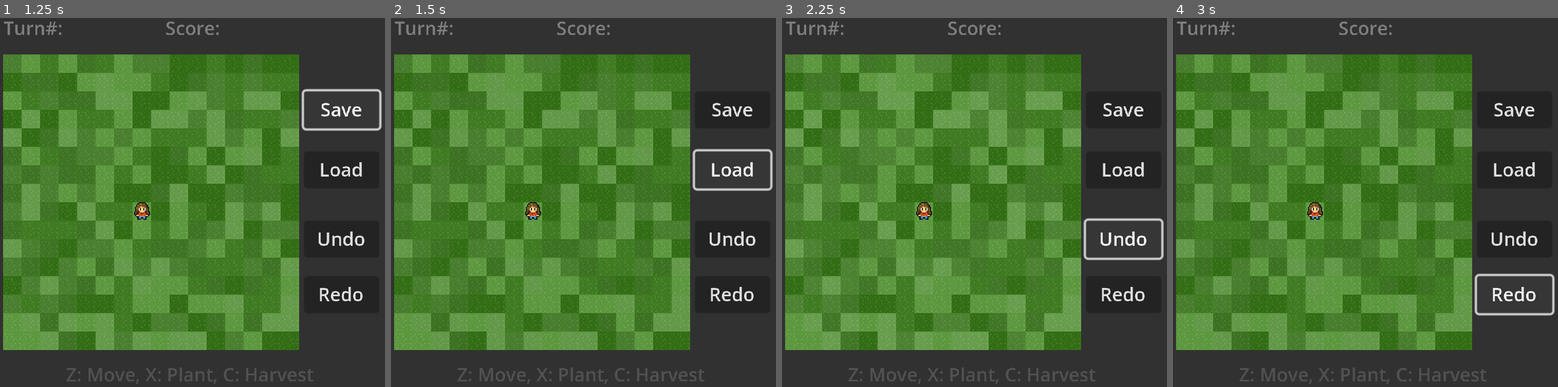
Above: before the commit, frames 1-4 (left to right).
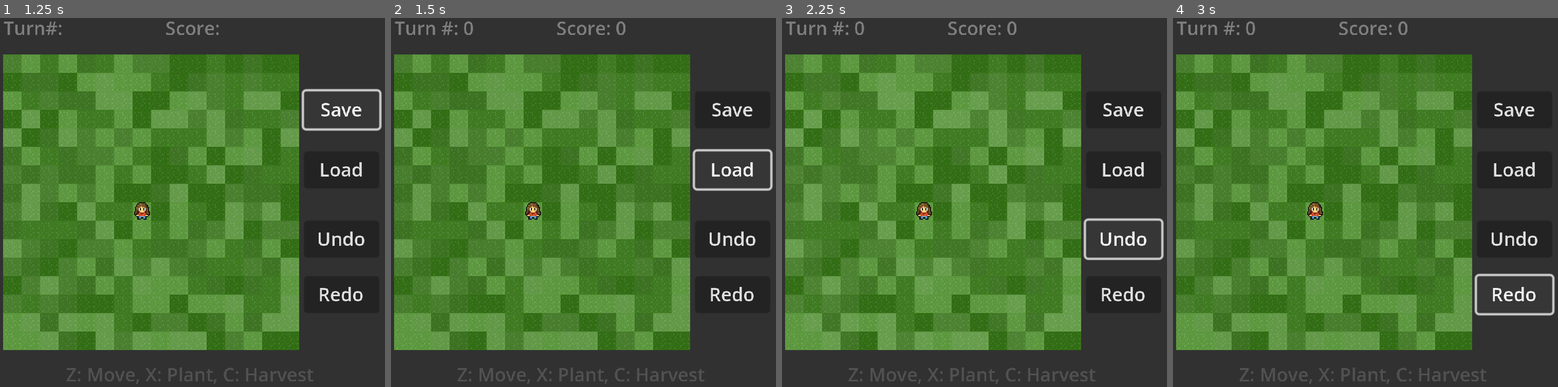
Above: after the commit, the same moments.

Repository: timpt0261/CMPM-121-F0-Proto
Game: Godot game, scene res://scene/main.tscn
Two runs of this game, one before a commit and one after it. Both use one fixed random seed, a clock stepped at 60 frames per second and the inputs below.
Inputs:
- Up to frame 1 (1.25 s): click "Save" at 0.5 s
- Up to frame 2 (1.5 s): click "Load" at 1.25 s
- Up to frame 3 (2.25 s): click "Undo" at 2 s
- Up to frame 4 (3 s): click "Redo" at 2.75 s

Frame 1 is identical in both runs. In frame 2, 0.2% of the frame differs, in the area x 11-61%, y 0-5%; in frame 3, 0.2%; in frame 4, 0.2%.

Commit message:
Fixed GameStateManager
Save, Load, Undo and Redo now all work with the new byte array

Diff:
--- a/scene/main.tscn
+++ b/scene/main.tscn
@@ -1,6 +1,7 @@
-[gd_scene load_steps=16 format=3 uid="uid://cdvrt3alfjcqp"]
+[gd_scene load_steps=17 format=3 uid="uid://cdvrt3alfjcqp"]
 
 [ext_resource type="Texture2D" uid="uid://cqpnkcrufhdty" path="res://tile/grass.png" id="1_rx26m"]
+[ext_resource type="Script" path="res://script/game_state_manager.gd" id="1_xxoe3"]
 [ext_resource type="Script" path="res://script/terrain_map.gd" id="3_bdwhm"]
 [ext_resource type="Texture2D" uid="uid://dcqniyr0oya1k" path="res://tile/highlight.png" id="3_j1xgt"]
 [ext_resource type="Script" path="res://script/terrain_renderer.gd" id="5_4cky6"]
@@ -50,6 +51,7 @@
 [node name="Main" type="Node2D"]
 
 [node name="game_state_manager" type="Node2D" parent="."]
+script = ExtResource("1_xxoe3")
 
 [node name="Camera2D" type="Camera2D" parent="game_state_manager"]
 anchor_mode = 0
--- a/script/cursor.gd
+++ b/script/cursor.gd
@@ -31,14 +31,15 @@
 
 func _input(event):
 	update_cursor_location()
-	if(event.is_action_pressed("Move")):
-		current_command = move_player_command;
-	elif(event.is_action_pressed("Plant")):
-		current_command = plant_command;
-	elif(event.is_action_pressed("Harvest")):
-		current_command = harvest_command;
-	elif event.is_action_pressed("Select"):
-		current_command.call();
+	if on_grid:
+		if(event.is_action_pressed("Move")):
+			current_command = move_player_command;
+		elif(event.is_action_pressed("Plant")):
+			current_command = plant_command;
+		elif(event.is_action_pressed("Harvest")):
+			current_command = harvest_command;
+		elif event.is_action_pressed("Select"):
+			current_command.call();
 
 func update_cursor_location():
 	cursor_pixel_position = get_global_mouse_position()
--- a/script/farm_grid.gd
+++ b/script/farm_grid.gd
@@ -22,18 +22,21 @@
 #+------------------------------------------------------------------------------+
 #|                                Initialization                                |
 #+------------------------------------------------------------------------------+
-func _init(width: int, height: int):
+func _init(width: int, height: int, byte_array = null):
 	self.width = width
 	self.height = height
-	byte_array = PackedByteArray()
 
-	byte_array.resize(width * height * CELL_PROPERTIES.size())
 	iter_current = iter_start;
 	iter_end = width*height;
 
 	plant_template_list = get_plant_list("res://data/plants.json");
 
-	generate_initial_cells()
+	if byte_array == null:
+		self.byte_array = PackedByteArray()
+		self.byte_array.resize(width * height * CELL_PROPERTIES.size())
+		generate_initial_cells()
+	else:
+		self.byte_array = byte_array
 
 func generate_initial_cells():
 	for y in height:
--- a/script/game_state_array.gd
+++ b/script/game_state_array.gd
@@ -1,64 +1,62 @@
 class_name GameStateArray
 
-const PLAYER_POSITION_INDEX = 0
-const TURN_COUNT_INDEX = 12
-const SCORE_INDEX = 20
-const CELLS_START = 28
-
-const SIZE_OF_VECTOR2I = 12;
-const SIZE_OF_INT = 8;
+enum DataIndices {
+	PLAYER_POSITION_X = 0,
+	PLAYER_POSITION_Y = 1,
+	TURN_COUNT = 2,
+	SCORE_COUNT = 3,
+	FARM_GRID_WIDTH = 4,
+	FARM_GRID_HEIGHT = 5
+}
 
 var byte_array: PackedByteArray
-var grid_side_length: int
 
-func _init(side_length):
+func _init():
 	byte_array = PackedByteArray()
-	grid_side_length = side_length
+	byte_array.resize(DataIndices.size())
 
-func clear():
-	byte_array.clear()
+static func from_byte_array(byte_array: PackedByteArray) -> GameStateArray:
+	var game_state_array = GameStateArray.new()
+	game_state_array.byte_array = byte_array
+	return game_state_array
 
-func duplicate():
-	return byte_array.duplicate()
+func set_int_data(data_type: DataIndices, data: int):
+	byte_array.encode_s8(data_type, data);
 
-func set_byte_array(new_byte_array: PackedByteArray):
-	byte_array = new_byte_array
+func set_player_position(player_position: Vector2i):
+	set_int_data(DataIndices.PLAYER_POSITION_X, player_position.x)
+	set_int_data(DataIndices.PLAYER_POSITION_Y, player_position.y)
 
-func as_byte_array() -> PackedByteArray:
-	return byte_array
+func set_turn_count(turn_count: int):
+	set_int_data(DataIndices.TURN_COUNT, turn_count)
 
-func push(data):
-	var data_bytes = var_to_bytes(data)
-	byte_array.append_array(data_bytes)
+func set_score_count(score_count: int):
+	set_int_data(DataIndices.SCORE_COUNT, score_count)
+
+func set_farm_grid(farm_grid: FarmGrid):
+	set_int_data(DataIndices.FARM_GRID_WIDTH, farm_grid.width)
+	set_int_data(DataIndices.FARM_GRID_HEIGHT, farm_grid.height)
+
+	byte_array = byte_array.slice(0, DataIndices.size())
+	byte_array.append_array(farm_grid.byte_array)
+
+
+func get_int_data(data_type: DataIndices) -> int:
+	return byte_array.decode_s8(data_type);
 
 func get_player_position() -> Vector2i:
-	var player_position_bytes = byte_array.slice(PLAYER_POSITION_INDEX, PLAYER_POSITION_INDEX + SIZE_OF_VECTOR2I)
-	return bytes_to_var(player_position_bytes) as Vector2i
+	var x = get_int_data(DataIndices.PLAYER_POSITION_X)
+	var y = get_int_data(DataIndices.PLAYER_POSITION_Y)
+	return Vector2i(x, y)
 
 func get_turn_count() -> int:
-	var turn_count_bytes = byte_array.slice(TURN_COUNT_INDEX, TURN_COUNT_INDEX + SIZE_OF_INT)
-	return bytes_to_var(turn_count_bytes) as int
+	return get_int_data(DataIndices.TURN_COUNT)
 
-func get_score() -> int:
-	var score_bytes = byte_array.slice(SCORE_INDEX, SCORE_INDEX + SIZE_OF_INT)
-	return bytes_to_var(score_bytes) as int
+func get_score_count() -> int:
+	return get_int_data(DataIndices.SCORE_COUNT)
 
-func get_hydration(pos: Vector2i) -> int:
-	var index = pos.y * grid_side_length + pos.x + CELLS_START
-	var hydration_bytes = byte_array.slice(index, index + SIZE_OF_INT)
-	return bytes_to_var(hydration_bytes) as int
-
-func get_sunlight(pos: Vector2i) -> int:
-	var index = pos.y * grid_side_length + pos.x + CELLS_START + SIZE_OF_INT
-	var sunlight_bytes = byte_array.slice(index, index + SIZE_OF_INT)
-	return bytes_to_var(sunlight_bytes) as int
-
-func get_plant_id(pos: Vector2i) -> int:
-	var index = pos.y * grid_side_length + pos.x + CELLS_START + SIZE_OF_INT * 2
-	var plant_id_bytes = byte_array.slice(index, index + SIZE_OF_INT)
-	return bytes_to_var(plant_id_bytes) as int
-
-func get_growth(pos: Vector2i) -> int:
-	var index = pos.y * grid_side_length + pos.x + CELLS_START + SIZE_OF_INT * 3
-	var growth_bytes = byte_array.slice(index, index + SIZE_OF_INT)
-	return bytes_to_var(growth_bytes) as int
+func get_farm_grid() -> FarmGrid:
+	var farm_grid_array = byte_array.slice(DataIndices.size())
+	var farm_grid_width = get_int_data(DataIndices.FARM_GRID_WIDTH)
+	var farm_grid_height = get_int_data(DataIndices.FARM_GRID_HEIGHT)
+	return FarmGrid.new(farm_grid_width, farm_grid_height, farm_grid_array)
--- a/script/game_state_manager.gd
+++ b/script/game_state_manager.gd
@@ -16,108 +16,62 @@
 var game_state_stacks: Array[GameStateArray] = [];
 var current_snapshot_index: int = -1;
 
-var game_state_byte_array: GameStateArray
+var game_state_array: GameStateArray
 
 var auto_save_length:int = 5;
-var autosave_start: int = 0; # 60 second in 1 min
+var autosave_start: int; # 60 second in 1 min
 var is_playing: bool = false;
 
 func _ready():
-	create_snapshot()
-	save.pressed.connect(self.do_save());
-	load.pressed.connect(self.do_load());
-	undo.pressed.connect(self.do_undo());
-	redo.pressed.connect(self.do_redo());
+	turn_count.new_turn_signal.connect(new_turn.bind())
+	save.pressed.connect(do_save.bind());
+	load.pressed.connect(do_load.bind());
+	undo.pressed.connect(do_undo.bind());
+	redo.pressed.connect(do_redo.bind());
+	autosave_start = 0
+	new_turn()
 
+func new_turn():
+		game_state_to_array()
+		create_snapshot()
 
 func game_state_to_array():
-	#player_pos first 12 bytes
-	var player_pos = player.position;
-	var turn_number = turn_count.turn_number;
-	var score_number = score_count.score();
-	var terrain_dict = terrain_map.terrain_dict
-	game_state_byte_array = GameStateArray.new(MASTER_GRID_SIZE)
-
-	game_state_byte_array.push(player_pos)
-	game_state_byte_array.push(turn_count.turn_number)
-	game_state_byte_array.push(score_number)
-
-
-	#32 bytes per cell
-	for y in MASTER_GRID_SIZE:
-		for x in MASTER_GRID_SIZE:
-			var pos = Vector2i(x, y)
-			var c = terrain_dict[pos]
-			var hydration = c.get_wetness()
-			var sunlight = c.get_sunlight()
-			var growth = -1;
-			var plant_type_id = -1
-#			if plant_dict.has(pos):
-#				var p = plant_dict[pos]
-#				growth = p.growth
-#				plant_type_id = p.plant_type_id
-			game_state_byte_array.push(hydration)
-			game_state_byte_array.push(sunlight)
-			game_state_byte_array.push(plant_type_id)
-			game_state_byte_array.push(growth)
-
-
-#Turn Count
-#Score Count
-#Random seed (per turn?)
-#Tile info
-#Player Position
-#Inventory (what seeds you have)
-#Plants Growing, Plant Data
-#Turn Cell's entire state into piece of data
-
+	game_state_array = GameStateArray.new()
+	game_state_array.set_player_position(player.grid_position)
+	game_state_array.set_turn_count(turn_count.turn_number)
+	game_state_array.set_score_count(score_count.score)
+	game_state_array.set_farm_grid(terrain_map.farm_grid)
 
 func do_save():
-	create_snapshot()
 	game_state_to_array()
 	# Save the PackedByteArray to a file
-	var file = FileAccess.open("res://saved_data/game_save.dat", FileAccess.WRITE);
-	file.store_buffer(game_state_byte_array.as_byte_array())
+	var file = FileAccess.open("res://save_data/game_save.txt", FileAccess.WRITE);
+	file.store_buffer(game_state_array.byte_array)
 	file.close()
 
 func do_load():
 	# Read the PackedByteArray from the file
-	var file:FileAccess;
-	if file.file_exists("res://saved_data/game_save.dat"):
-		file.open("res://saved_data/game_save.dat", FileAccess.READ);
-		game_state_byte_array.set_byte_array(PackedByteArray(file.get_buffer(file.get_len())));
+	if FileAccess.file_exists("res://save_data/game_save.txt"):
+		var file = FileAccess.open("res://save_data/game_save.txt", FileAccess.READ);
+		game_state_array = GameStateArray.from_byte_array(PackedByteArray(file.get_buffer(file.get_length())));
 		file.close();
 		update_game_state()
 	else:
 		printerr("Save Not Found");
 
 func create_snapshot():
-	var snapshot = game_state_byte_array.duplicate();
+	var snapshot = game_state_array;
 	game_state_stacks.append(snapshot);
 	current_snapshot_index = game_state_stacks.size() -1;
 
 func update_game_state():
-	# Update the terrain, plants, player, and other game state elements
-	player.position = game_state_byte_array.get_player_position()
-	# based on the loaded cell state array
-	var MASTER_GRID_SIZE = terrain_map.MASTER_GRID_SIZE
-	for y in MASTER_GRID_SIZE:
-		for x in MASTER_GRID_SIZE:
-			var pos = Vector2i(x, y)
-			var g = terrain_map.terrain_dict[pos]
+	player.set_grid_position(game_state_array.get_player_position())
 
-			# Update terrain and plant information
-			g.set_wetness(game_state_byte_array.get_hydration(pos))
-			g.set_sunlight(game_state_byte_array.get_sunlight(pos))
+	turn_count.set_turn(game_state_array.get_turn_count())
+	score_count.set_score(game_state_array.get_score_count())
 
-			var plant_id = game_state_byte_array.get_plant_id(pos)
-#			if plant_id >= 0:
-#				plant_manager.plant_plant(pos, plant_id, game_state_byte_array.get_growth(pos))
+	terrain_map.set_farm_grid(game_state_array.get_farm_grid())
 
-	# Additional game state updates based on the loaded data
-	turn_count.text = str(game_state_byte_array.get_turn_count())
-	score_count.text = str(game_state_byte_array.get_score())
-#
 func _physics_process(delta):
 	if(is_playing):
 		auto_save()
@@ -128,16 +82,15 @@
 		do_save();
 		autosave_start = Time.get_unix_time_from_system();
 
-
 func do_undo():
 	# Should change the the current byte array to last one in stack
-	if(current_snapshot_index > 0 ):
+	if current_snapshot_index > 0:
 		current_snapshot_index -= 1
-		game_state_byte_array = game_state_stacks[current_snapshot_index];
+		game_state_array = game_state_stacks[current_snapshot_index];
 		update_game_state();
 
 func do_redo():
 	if current_snapshot_index < game_state_stacks.size() - 1:
 		current_snapshot_index += 1
-		game_state_byte_array = game_state_stacks[current_snapshot_index].duplicate()
+		game_state_array = game_state_stacks[current_snapshot_index]
 		update_game_state()
--- a/script/player.gd
+++ b/script/player.gd
@@ -10,16 +10,23 @@
 var target_position: Vector2
 var is_moving: bool
 
+var grid_position: Vector2i
+
 @export var move_speed = 2;
 @export var max_move_range = 7;
 
 func _ready():
-	position = terrain_map.grid_to_pixel(PLAYER_START)
+	grid_position = PLAYER_START
+	position = terrain_map.grid_to_pixel(grid_position)
 	a_star = AStarWrapper.new()
 	current_id_path = [];
 
 func _physics_process(_delta):
 	move_from_path();
+
+func set_grid_position(grid_position: Vector2i):
+	self.grid_position = grid_position
+	position = terrain_map.grid_to_pixel(self.grid_position)
 
 func move_to(destination: Vector2i):
 	if (is_moving): return;
@@ -44,6 +51,7 @@
 			target_position = terrain_map.grid_to_pixel(current_id_path.front());
 		else:
 			is_moving = false;
+			grid_position = terrain_map.pixel_to_grid(position)
 			turn_count.next_turn();
 
 func try_plant_plant(planting_pos: Vector2):
--- a/script/score_count.gd
+++ b/script/score_count.gd
@@ -9,9 +9,12 @@
 	terrain_map.increment_score.connect(increment_score.bind());
 
 func increment_score(increment: int):
-	score += increment
-	text = "Score: " + str(score);
-	if score >= VICTORY_SCORE:
+	set_score(score + increment)
+
+func set_score(score: int):
+	self.score = score
+	text = "Score: " + str(self.score)
+	if self.score >= VICTORY_SCORE:
 		game_over()
 
 func game_over():
--- a/script/terrain_map.gd
+++ b/script/terrain_map.gd
@@ -10,13 +10,17 @@
 var farm_grid: FarmGrid
 
 func _ready():
-	($"../Labels/TurnCount").next_turn_signal.connect(update_grid.bind())
-	farm_grid = FarmGrid.new(MASTER_GRID_SIZE, MASTER_GRID_SIZE)
-	terrain_updated.emit()
+	($"../Labels/TurnCount").new_turn_signal.connect(update_grid.bind())
+
+	set_farm_grid(FarmGrid.new(MASTER_GRID_SIZE, MASTER_GRID_SIZE))
 
 #+------------------------------------------------------------------------------+
 #|                              Terrain Management                              |
 #+------------------------------------------------------------------------------+
+func set_farm_grid(farm_grid: FarmGrid):
+	self.farm_grid = farm_grid
+	terrain_updated.emit()
+
 func update_grid():
 	for cell in farm_grid:
 		cell.update_properties(get_adjacent_plant_ids(cell.position))
--- a/script/turn_count.gd
+++ b/script/turn_count.gd
@@ -1,10 +1,13 @@
 class_name TurnCount extends Label
 
-signal next_turn_signal;
+signal new_turn_signal;
 
 var turn_number = 0;
 
 func next_turn():
-	turn_number += 1;
-	text = "Turn #: " +  str(turn_number);
-	next_turn_signal.emit();
+	set_turn(turn_number+1)
+	new_turn_signal.emit()
+
+func set_turn(turn: int):
+	turn_number = turn
+	text = "Turn #: " +  str(turn_number)
Binary file added: save_data/game_save.txt
Not shown, changed: .github/workflows/github_to_itch.yml
